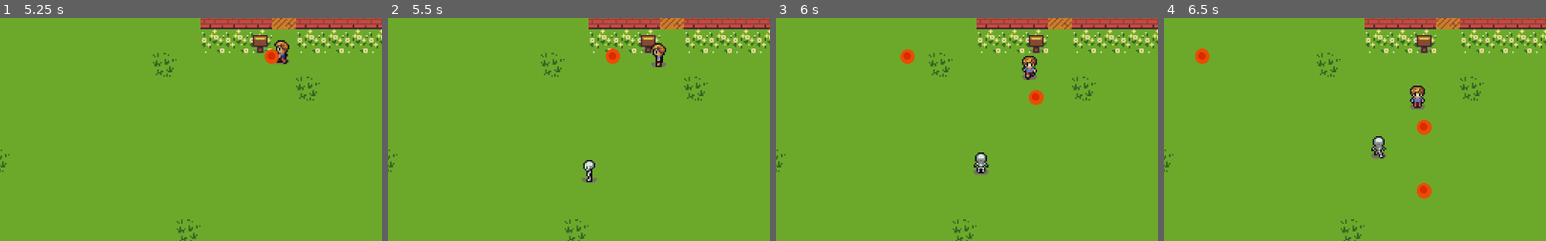
Above: before the commit, frames 1-4 (left to right).
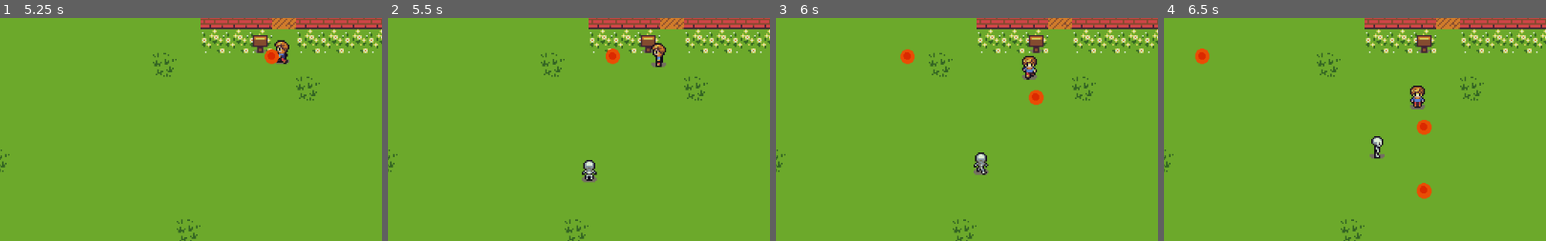
Above: after the commit, the same moments.

Repository: konsvasi/zombie_defender
Game: Godot game, scene res://Scenes/SplashScreen.tscn
Same seed, same stepped clock (60 frames per second), same inputs: the game is played once before the commit and once after it.
Inputs:
- Up to frame 1 (5.25 s): hold Right (ui_right) 0.53-1.28 s; hold Space (shoot) 0.53-1.28 s; hold Down (ui_down) 1.28-2.03 s; tap Space (shoot) at 1.35, 2.85, 3.5, 5.1 s; hold Right (ui_right) 2.03-2.78 s; hold Space (shoot) 2.03-2.78 s; tap Enter at 2.75, 5 s; hold Up (ui_up) 2.78-3.53 s; hold Left (ui_left) 3.53-4.25 s; hold Space (shoot) 3.53-4.25 s; click "New Game" at 4.25 s; hold Left (ui_left) from 5.03 s (still down)
- Up to frame 2 (5.5 s): keep holding Left (ui_left)
- Up to frame 3 (6 s): release Left (ui_left) at 5.78 s; hold Down (ui_down) from 5.78 s (still down); hold Space (shoot) from 5.78 s (still down)
- Up to frame 4 (6.5 s): keep holding Down (ui_down); keep holding Space (shoot)
The pictures show only the part of the screen within x 5-55%, y 40-90%; the shares and areas given below are measured in that part.

Frame 1 is identical in both runs. In frame 2, 0.2% of the frame differs, in the area x 50-55%, y 65-74%; in frame 3, less than 0.1%; in frame 4, 0.3%, in the area x 53-59%, y 52-64%.

Commit message:
fixed enemy animation walks

Diff:
--- a/Scenes/Player.tscn
+++ b/Scenes/Player.tscn
@@ -50,7 +50,7 @@
 radius = 10.0
 height = 4.01181
 
-[node name="Player" type="KinematicBody2D"]
+[node name="Player" type="KinematicBody2D" index="0"]
 
 position = Vector2( 544, 160 )
 input_pickable = false
--- a/Scripts/skeleton.gd
+++ b/Scripts/skeleton.gd
@@ -54,31 +54,19 @@
 
 
 func walk_animation(motion):
-	#print(motion.x < previousMotion.x)
-	var newMotion = (motion - previousMotion).normalized()
-	var rateX = motion.x - previousMotion.x
-	var rateY = motion.y - previousMotion.y
+	var angle = -rad2deg(global.Player.position.angle_to_point(position))
 
-	print("rateX: ", rateX)
-	print("rateY: ", rateY)
-
-	if rateX < 0 and rateY > 0:
-		if rateX < rateY:
+	if angle >= 0 and angle <= 180:
+		if angle >= 0 and angle <= 55:
+			$AnimatedSprite.play("walk_right")
+		elif angle > 55 and angle <= 125:
+			$AnimatedSprite.play("walk_up")
+		elif angle > 125:
 			$AnimatedSprite.play("walk_left")
-		else:
-			$AnimatedSprite.play("walk_up")
-	elif rateX > 0 and rateY > 0:
-		if rateX < rateY:
+	elif angle >= -180 and angle < 0:
+		if angle >= -180 and angle <= -125:
+			$AnimatedSprite.play("walk_left")
+		elif angle > -125 and angle <= -90:
+			$AnimatedSprite.play("walk_down")
+		elif angle > -90 and angle <= -55:
 			$AnimatedSprite.play("walk_right")
-		else:
-			$AnimatedSprite.play("walk_up")
-	elif rateX < 0 and rateY < 0:
-		if rateX < rateY:
-			$AnimatedSprite.play("walk_left")
-		else:
-			$AnimatedSprite.play("walk_down")
-	else:
-		if rateX < rateY:
-			$AnimatedSprite.play("walk_left")
-		else:
-			$AnimatedSprite.play("walk_up")
